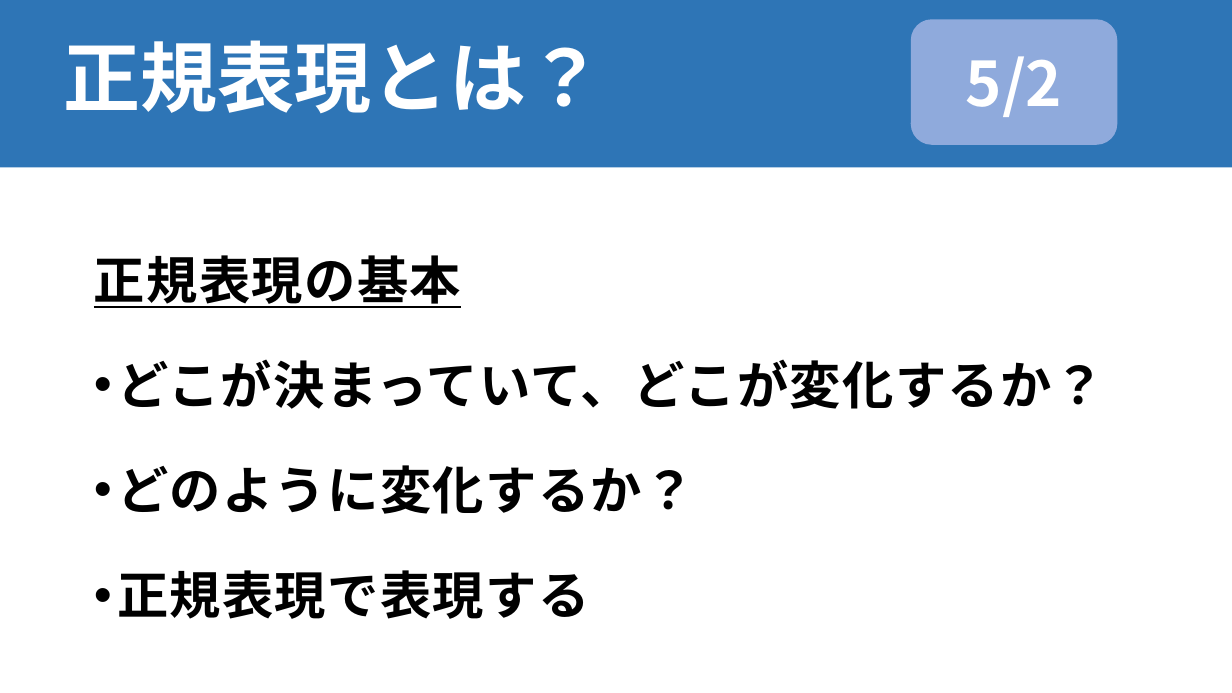
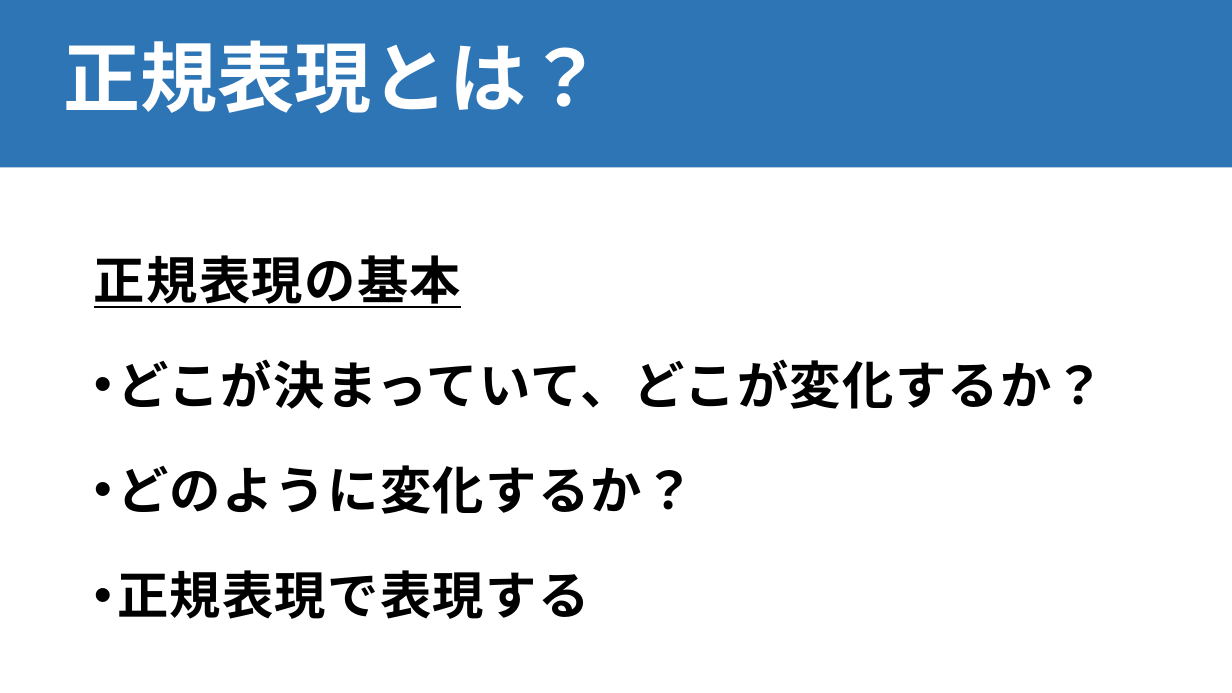
Before and after one commit to mugifusen/NLP100, a slide deck: slide 6 of chap03/正規表現.pptx. Drawn at 1232x693 pixels with LibreOffice and Linux fonts; fonts in the diff are those of the drawing. Boxes give left, top, right and bottom in pixels: in the first picture for what was removed or moved away, otherwise in the second. Text is boxed around its words. In the diff, an @@ line names an element or a change of style, - is before the commit and + after.

```diff
--- a/chap03/正規表現.pptx
+++ b/chap03/正規表現.pptx
@@ rounded rectangle removed at [911, 19, 1117, 145] @@
-5/2
```
Also in this commit, not shown: 33 other slides changed, 24 slides added, 8 slides removed, 1 other file.
